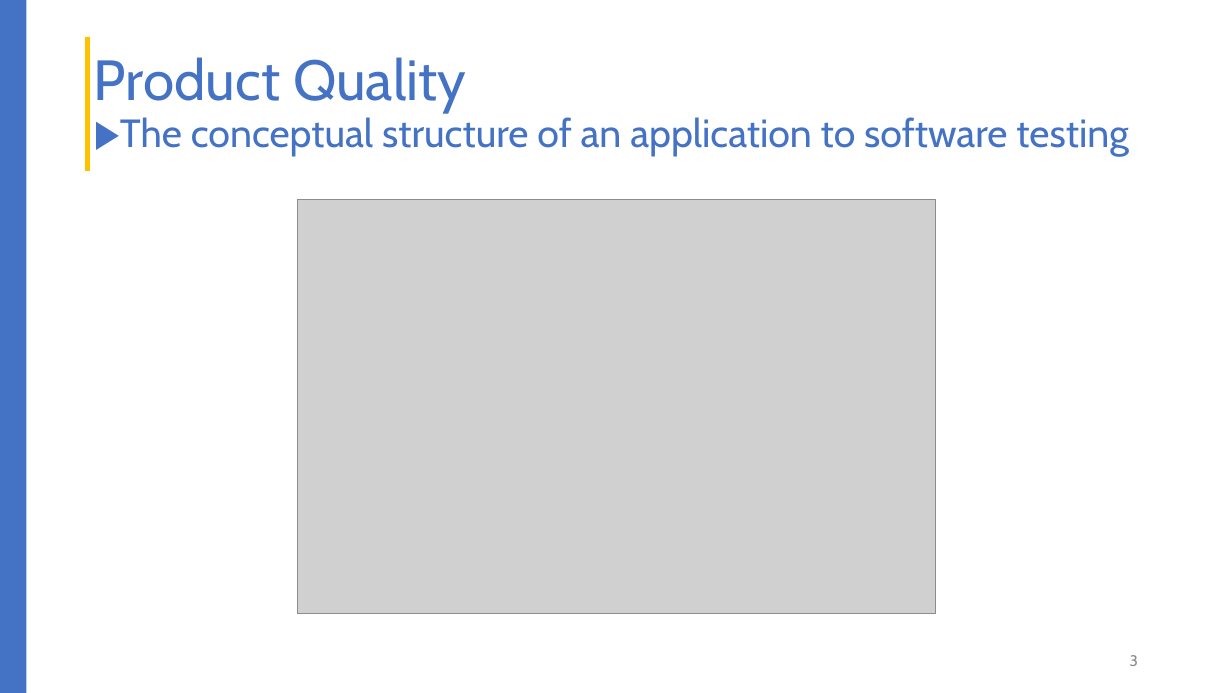
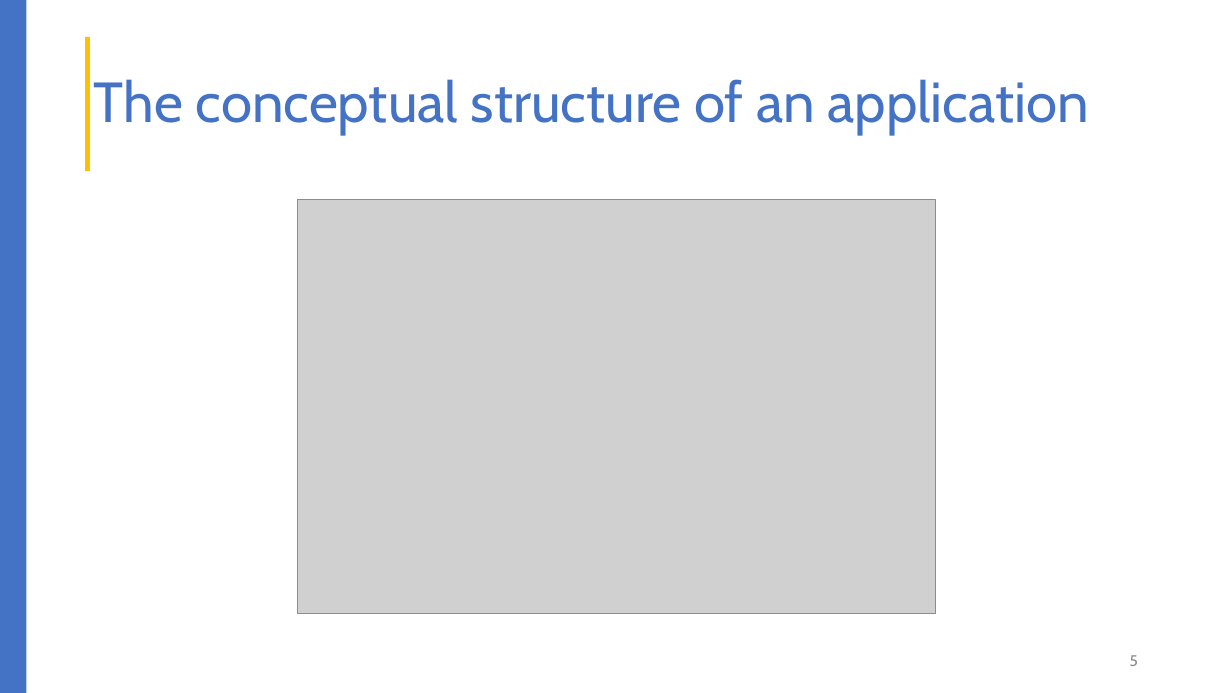
Before and after one commit to liepnguyen/Planru, a slide deck: slide 5 of Documents/Lessons Learned From Agile Quality Assurance In Scrum.pptx (slide 3 before the commit). Drawn at 1232x693 pixels with LibreOffice and Linux fonts; fonts in the diff are those of the drawing; grey boxes stand for pictures. Boxes give left, top, right and bottom in pixels: in the first picture for what was removed or moved away, otherwise in the second. Text is boxed around its words. In the diff, an @@ line names an element or a change of style, - is before the commit and + after.

```diff
--- a/Documents/Lessons Learned From Agile Quality Assurance In Scrum.pptx
+++ b/Documents/Lessons Learned From Agile Quality Assurance In Scrum.pptx
@@ title at bbox=[94, 79, 1089, 135]: text changed; size 30.6 to 44 pt @@
-Product Quality
-▶The conceptual structure of an application to software testing
+The conceptual structure of an application
@@ page number at bbox=[1130, 655, 1138, 666]: text changed @@
-3
+5
```
Also in this commit, not shown: 8 other slides changed, 9 slides added, 3 slides removed.
